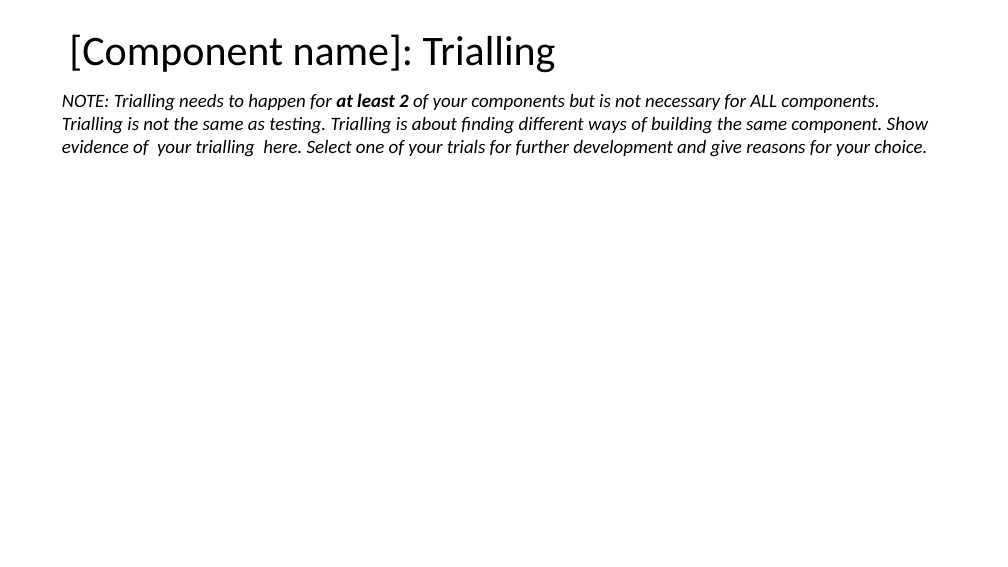
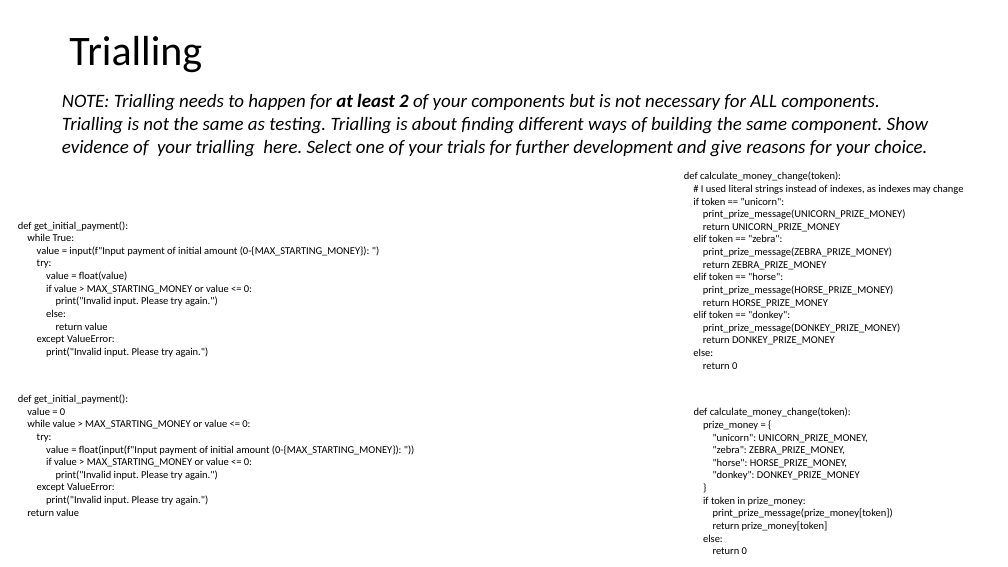
Before and after one commit to NathanTaskerSchool/Lucky-Unicorn, a slide deck: slide 7 of More Files/1.7 and 1.8 documentation .pptx. Drawn at 1008x567 pixels with LibreOffice and Linux fonts; fonts in the diff are those of the drawing. Boxes give left, top, right and bottom in pixels: in the first picture for what was removed or moved away, otherwise in the second. Text is boxed around its words. In the diff, an @@ line names an element or a change of style, - is before the commit and + after.

Commit message:
calculate money change improvement

```diff
--- a/More Files/1.7 and 1.8 documentation .pptx
+++ b/More Files/1.7 and 1.8 documentation .pptx
@@ title at [69,36,202,73]: text changed @@
-[Component name]: Trialling
+Trialling
@@ text added at [684,171,963,369], 10 pt, text #000000 @@
+def calculate_money_change(token):
+# I used literal strings instead of indexes, as indexes may change
+if token == "unicorn":
+print_prize_message(UNICORN_PRIZE_MONEY)
+return UNICORN_PRIZE_MONEY
+elif token == "zebra":
+print_prize_message(ZEBRA_PRIZE_MONEY)
+return ZEBRA_PRIZE_MONEY
+elif token == "horse":
+print_prize_message(HORSE_PRIZE_MONEY)
+return HORSE_PRIZE_MONEY
+elif token == "donkey":
+print_prize_message(DONKEY_PRIZE_MONEY)
+return DONKEY_PRIZE_MONEY
+else:
+return 0
@@ text added at [18,221,370,357], 10 pt, text #000000 @@
+def get_initial_payment():
+while True:
+value = input(f"Input payment of initial amount (0-{MAX_STARTING_MONEY}): ")
+try:
+value = float(value)
+if value > MAX_STARTING_MONEY or value <= 0:
+print("Invalid input. Please try again.")
+else:
+return value
+except ValueError:
+print("Invalid input. Please try again.")
@@ text added at [18,394,402,516], 10 pt, text #000000 @@
+def get_initial_payment():
+value = 0
+while value > MAX_STARTING_MONEY or value <= 0:
+try:
+value = float(input(f"Input payment of initial amount (0-{MAX_STARTING_MONEY}): "))
+if value > MAX_STARTING_MONEY or value <= 0:
+print("Invalid input. Please try again.")
+except ValueError:
+print("Invalid input. Please try again.")
+return value
@@ text added at [694,407,893,554], 10 pt, text #000000 @@
+def calculate_money_change(token):
+prize_money = {
+"unicorn": UNICORN_PRIZE_MONEY,
+"zebra": ZEBRA_PRIZE_MONEY,
+"horse": HORSE_PRIZE_MONEY,
+"donkey": DONKEY_PRIZE_MONEY
+}
+if token in prize_money:
+print_prize_message(prize_money[token])
+return prize_money[token]
+else:
+return 0
```
Also in this commit, not shown: 2 other slides changed, 3 other files.
